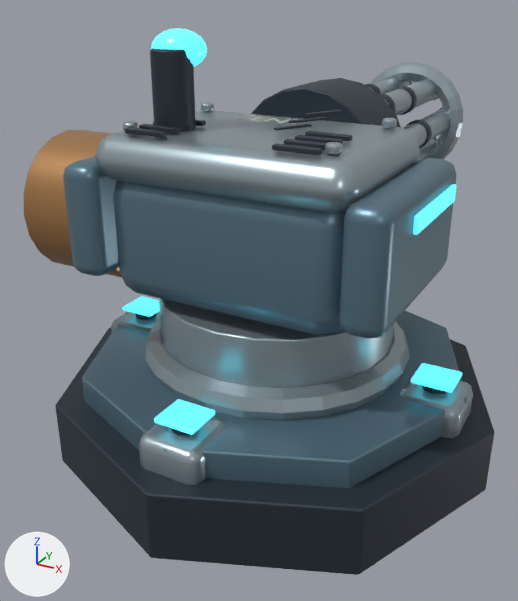
Before and after pictures for a commit that changed the glTF model models/05_assault_reaper.glb.
Both versions are drawn from a 50 mm camera at (1.09, -2.12, 1.58) aimed at (-0.15, 0.13, 0.46). Lighting does not change. The marker at lower left points along +X, +Y and +Z. The first picture is the older version. Where no turn or scale is listed for an object, it has been applied to the vertices. Vertices at exactly the same position are counted once.

The older version as bpy lines, for what is in view:
```python
ob_ammo_drum = bpy.data.objects.new('Ammo drum', me_cylinder_037)
ob_ammo_drum.location = (-0.66, -0.1, 0.83)
ob_anchor_deck = bpy.data.objects.new('Anchor deck', me_cylinder)
ob_anchor_deck.location = (0.0, 0.0, 0.12)
ob_armored_cradle = bpy.data.objects.new('Armored cradle', me_cube_009)
ob_armored_cradle.location = (0.0, -0.04, 0.84)
ob_bearing = bpy.data.objects.new('Bearing', me_torus)
ob_bearing.location = (0.0, 0.0, 0.37)
ob_beveled_plinth = bpy.data.objects.new('Beveled plinth', me_cylinder_001)
ob_beveled_plinth.location = (0.0, 0.0, 0.26)
ob_cooling_vent = bpy.data.objects.new('Cooling vent', me_cube_013)
ob_cooling_vent.location = (-0.25, -0.38, 1.178)
ob_identification_strip = bpy.data.objects.new('Identification strip', me_cube_012)
ob_identification_strip.location = (-0.559, -0.07, 0.98)
ob_safety_flash = bpy.data.objects.new('Safety flash', me_cube_002)
ob_safety_flash.location = (0.6, 0.0, 0.385)
ob_top_carapace = bpy.data.objects.new('Top carapace', me_cube_010)
ob_top_carapace.location = (0.0, -0.12, 1.09)
# also in view: 'Barrel jacket' at (0.0, 0.92, 0.98)
```
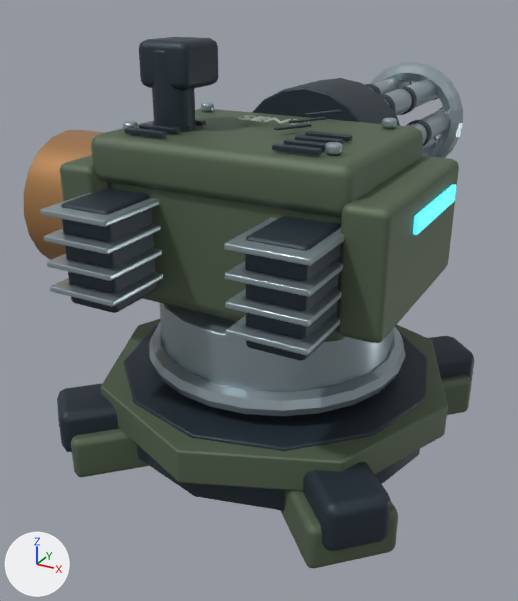
Pixel boxes [x1, y1, x2, y2] of what changed, in the pictures (518 x 601 px):
'Armored cradle', reshaped: before [63, 156, 456, 338]; after [60, 109, 459, 343]
'Anchor deck', deleted: before [55, 313, 494, 575]
'Bearing', reshaped: before [111, 298, 473, 485]; after [149, 303, 405, 416]
'Recessed bearing', added: after [57, 326, 474, 551]
'Beveled plinth', deleted (blue): before [82, 311, 467, 488]
'Cooling vent', reshaped: before [125, 48, 401, 155]; after [61, 37, 400, 361]
'Armored footing', added: after [71, 319, 472, 569]
'Top carapace', deleted: before [96, 102, 420, 213]
'Rivet', added: after [40, 102, 397, 356]
'Safety flash', deleted: before [122, 296, 462, 435]
'Identification strip', reshaped: before [151, 28, 456, 235]; after [413, 184, 456, 235]
part 1 of me_torus, added: after [149, 322, 405, 416]
part 2 of me_torus, deleted: before [145, 317, 410, 420]
part 3 of me_torus, deleted: before [399, 373, 473, 438]
part 4 of me_torus, deleted: before [139, 417, 227, 485]
part 5 of me_torus, deleted: before [111, 311, 160, 332]
part 6 of me_cube_009, rebuilt: before [113, 180, 347, 335]; after [108, 182, 345, 342]
part 7 of me_cube_009, rebuilt: before [63, 156, 119, 276]; after [60, 155, 108, 201]
part 8 of me_cube_009, rebuilt: before [339, 158, 456, 338]; after [336, 156, 459, 343]
part 9 of me_cube_009, added: after [91, 109, 423, 218]
part 10 of me_cube_013, added: after [139, 37, 218, 90]
part 11 of me_cube_013, added: after [61, 187, 156, 313]
part 12 of me_cube_013, added: after [245, 216, 341, 361]
part 13 of me_cube_012, deleted (cyan): before [151, 28, 207, 67]

The change, as a diff of the scene's bpy script:
```diff
--- a/models/05_assault_reaper.glb.py
+++ b/models/05_assault_reaper.glb.py
@@ me_torus @@
-me_torus.from_pydata(...)  # 536 vertices, 1052 faces; spans x -0.71..0.71, y -0.715..0.715, z -0.175..0.22
+me_torus.from_pydata(...)  # 760 vertices, 1500 faces; spans x -0.472..0.472, y -0.472..0.472, z -0.21..0.22
+# me_torus part 1: a new loose piece, a torus around z (ring radius 0.43, tube radius 0.04) spanning x -0.47..0.47, y -0.47..0.47, z -0.04..0.04, in mat_steel (grey #a2b1b8)
+# me_torus part 2: the loose piece of 192 vertices spanning x -0.485..0.485, y -0.485..0.485, z -0.055..0.055 is deleted
+# me_torus part 3: the loose piece of 56 vertices spanning x 0.49..0.71, y -0.115..0.115, z -0.175..-0.025 is deleted
+# me_torus part 4: the loose piece of 56 vertices spanning x -0.11..0.11, y -0.715..-0.485, z -0.175..-0.025 is deleted
+# me_torus part 5: the loose piece of 56 vertices spanning x -0.71..-0.49, y -0.115..0.115, z -0.175..-0.025 is deleted
+# other edits to the shape of me_torus do not show in these pictures
 me_torus.materials.append(mat_steel)
@@ me_cube_009 @@
-me_cube_009.from_pydata(...)  # 168 vertices, 324 faces; spans x -0.55..0.55, y -0.42..0.375, z -0.22..0.23
-me_cube_009.materials.append(mat_armor)  # blue #617e8e
+me_cube_009.from_pydata(...)  # 224 vertices, 432 faces; spans x -0.55..0.55, y -0.42..0.375, z -0.22..0.325
+# me_cube_009 part 6: the loose piece of 56 vertices spanning x -0.415..0.415, y -0.375..0.375, z -0.22..0.22 is rebuilt with 56 vertices and now spans x -0.415..0.415, y -0.375..0.375, z -0.22..0.22, in mat_olive (greyish green #5d6c57)
+# me_cube_009 part 7: the loose piece of 56 vertices spanning x -0.55..-0.41, y -0.42..0.26, z -0.15..0.23 is rebuilt with 56 vertices and now spans x -0.55..-0.41, y -0.42..0.26, z -0.15..0.23, in mat_olive (greyish green #5d6c57)
+# me_cube_009 part 8: the loose piece of 56 vertices spanning x 0.41..0.55, y -0.42..0.26, z -0.15..0.23 is rebuilt with 56 vertices and now spans x 0.41..0.55, y -0.42..0.26, z -0.15..0.23, in mat_olive (greyish green #5d6c57)
+# me_cube_009 part 9: a new loose piece of 56 vertices spanning x -0.435..0.435, y -0.4..0.24, z 0.175..0.325, in mat_olive (greyish green #5d6c57)
+me_cube_009.materials.append(mat_olive)  # greyish green #5d6c57
@@ me_cube_013 @@
-me_cube_013.from_pydata(...)  # 856 vertices, 1660 faces; spans x -0.07..0.57, y -0.013..0.89, z -0.478..0.227
+me_cube_013.from_pydata(...)  # 1024 vertices, 1984 faces; spans x -0.15..0.65, y -0.24..0.89, z -0.498..0.252
+# me_cube_013 part 10: a new loose piece of 56 vertices spanning x -0.09..0.09, y 0.09..0.29, z 0.112..0.252, in mat_dark (dark blue #2c3842)
+# me_cube_013 part 11: a new loose piece of 56 vertices spanning x -0.15..0.03, y -0.24..0.0, z -0.498..-0.178, in mat_dark (dark blue #2c3842)
+# me_cube_013 part 12: a new loose piece of 56 vertices spanning x 0.47..0.65, y -0.24..0.0, z -0.498..-0.178, in mat_dark (dark blue #2c3842)
 me_cube_013.materials.append(mat_dark)
@@ me_cube_012 @@
-me_cube_012.from_pydata(...)  # 258 vertices, 504 faces; spans x -0.007..1.126, y -0.2..0.195, z -0.027..0.48
+me_cube_012.from_pydata(...)  # 232 vertices, 452 faces; spans x -0.007..1.126, y -0.195..0.195, z -0.027..0.43
+# me_cube_012 part 13: the loose piece of 146 vertices spanning x 0.219..0.399, y -0.2..-0.04, z 0.36..0.48 is deleted
+# other edits to the shape of me_cube_012 do not show in these pictures
 me_cube_012.materials.append(mat_cyan)
@@ ob_anchor_deck @@
-ob_anchor_deck = bpy.data.objects.new('Anchor deck', me_cylinder)
@@ ob_beveled_plinth @@
-ob_beveled_plinth = bpy.data.objects.new('Beveled plinth', me_cylinder_001)
@@ ob_top_carapace @@
-ob_top_carapace = bpy.data.objects.new('Top carapace', me_cube_010)
@@ ob_safety_flash @@
-ob_safety_flash = bpy.data.objects.new('Safety flash', me_cube_002)
@@ ob_recessed_bearing @@
+ob_recessed_bearing = bpy.data.objects.new('Recessed bearing', me_cylinder_082)  # 296 vertices, 572 faces; spans x -0.626..0.626, y -0.626..0.626, z -0.12..0.12; in mat_dark (dark blue #2c3842)
+ob_recessed_bearing.location = (0.0, 0.0, 0.18)
@@ ob_rivet @@
+ob_rivet = bpy.data.objects.new('Rivet', me_cylinder_089)  # 896 vertices, 1744 faces; spans x -0.09..0.77, y -0.325..0.463, z -0.451..0.014; in mat_steel (grey #a2b1b8)
+ob_rivet.location = (-0.34, -0.34, 1.182)
@@ ob_armored_footing @@
+ob_armored_footing = bpy.data.objects.new('Armored footing', me_cylinder_083)  # 336 vertices, 652 faces; spans x -0.648..0.648, y -0.648..0.648, z -0.22..0.06; in mat_olive (greyish green #5d6c57)
+ob_armored_footing.location = (0.0, 0.0, 0.23)
```
